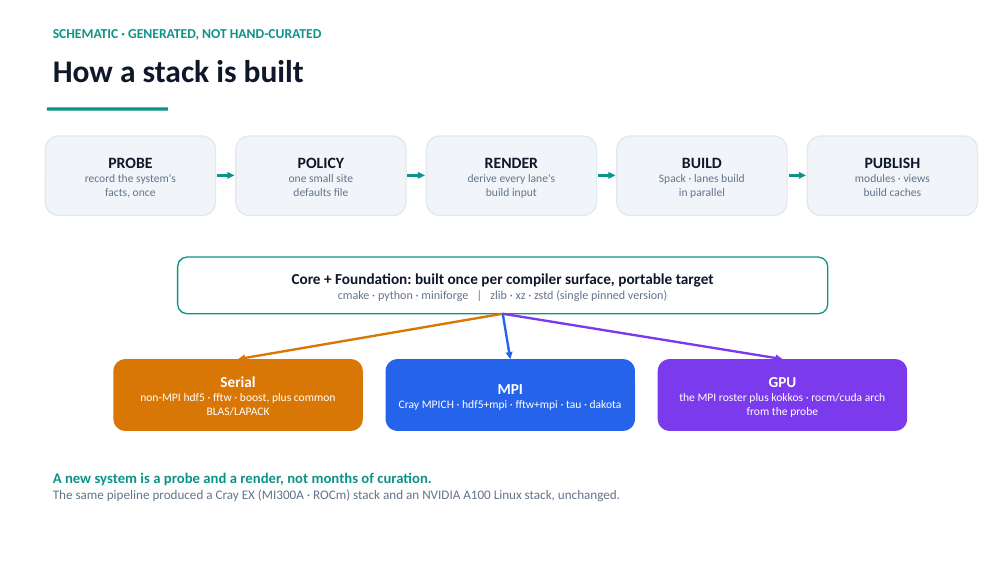
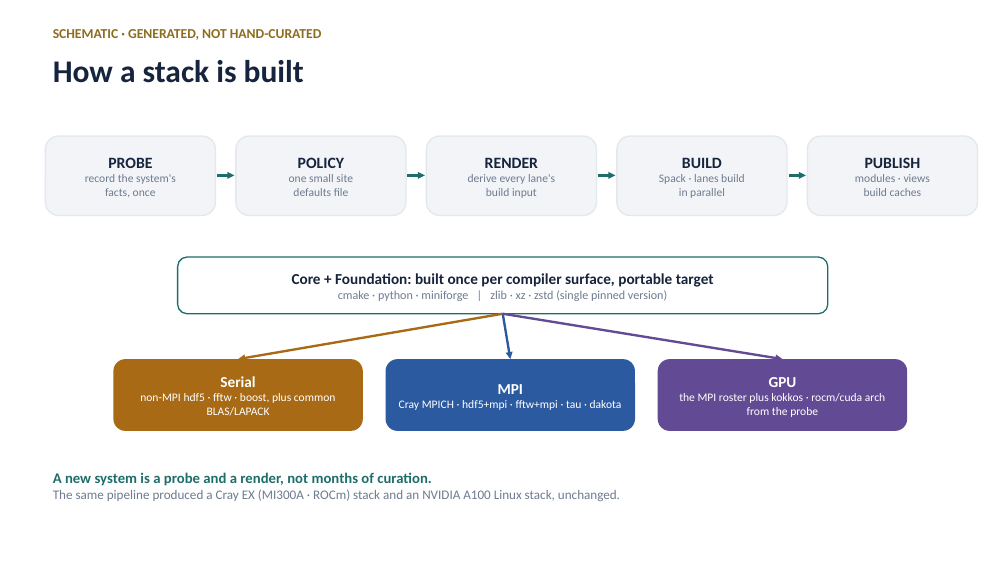
Before and after one commit to ray12514/stack-planning, a slide deck: slide 4 of presentations/cse_lanes_model.pptx. Drawn at 1008x567 pixels with LibreOffice and Linux fonts; fonts in the diff are those of the drawing. Boxes give left, top, right and bottom in pixels: in the first picture for what was removed or moved away, otherwise in the second. Text is boxed around its words. In the diff, an @@ line names an element or a change of style, - is before the commit and + after.

Commit message:
Deck: navy and gold palette, and drop the machine-design tells
The old palette was the Tailwind default color set verbatim, which is a
soft fingerprint of generated design, and the deck carried two stronger
ones: an accent rule under every title and coloured edge stripes on the
cards. The palette is now a hand-tuned navy and gold family in the HPCMP
direction, the title rule is gone, and the stripes are replaced by
colouring the card's own heading, which keeps the lane colour coding
without the stripe.

```diff
--- a/presentations/cse_lanes_model.pptx
+++ b/presentations/cse_lanes_model.pptx
@@ text "SCHEMATIC · GENERATED, NOT HAND-CURATED" at <box>53,29,322,40</box>: text colour #0D9488 to #8C6D1F @@
@@ text "How a stack is built" at <box>53,60,304,83</box>: text colour #0F172A to #16243D @@
@@ rectangle removed at <box>47,107,168,110</box> @@
@@ rounded rectangle "PROBE" at <box>45,136,216,216</box>: text colour #0F172A to #16243D in "PROBE"; text colour #64748B to #6E7B90 in "record the system's", "facts, once"; fill #F1F5F9 to #F2F4F7; outline #E2E8F0 1.25 pt to #E3E7EE 1.25 pt @@
@@ rounded rectangle "POLICY" at <box>236,136,406,216</box>: text colour #0F172A to #16243D in "POLICY"; text colour #64748B to #6E7B90 in "one small site", "defaults file"; fill #F1F5F9 to #F2F4F7; outline #E2E8F0 1.25 pt to #E3E7EE 1.25 pt @@
@@ rounded rectangle "RENDER" at <box>426,136,597,216</box>: text colour #0F172A to #16243D in "RENDER"; text colour #64748B to #6E7B90 in "derive every lane's", "build input"; fill #F1F5F9 to #F2F4F7; outline #E2E8F0 1.25 pt to #E3E7EE 1.25 pt @@
@@ rounded rectangle "BUILD" at <box>617,136,787,216</box>: text colour #0F172A to #16243D in "BUILD"; text colour #64748B to #6E7B90 in "Spack · lanes build", "in parallel"; fill #F1F5F9 to #F2F4F7; outline #E2E8F0 1.25 pt to #E3E7EE 1.25 pt @@
@@ rounded rectangle "PUBLISH" at <box>808,136,978,216</box>: text colour #0F172A to #16243D in "PUBLISH"; text colour #64748B to #6E7B90 in "modules · views", "build caches"; fill #F1F5F9 to #F2F4F7; outline #E2E8F0 1.25 pt to #E3E7EE 1.25 pt @@
@@ arrow (217, 175) - (234, 175): stroke #0D9488 2.25 pt to #1D6E6A 2.25 pt @@
@@ arrow (408, 175) - (425, 175): stroke #0D9488 2.25 pt to #1D6E6A 2.25 pt @@
@@ arrow (598, 175) - (616, 175): stroke #0D9488 2.25 pt to #1D6E6A 2.25 pt @@
@@ arrow (789, 175) - (806, 175): stroke #0D9488 2.25 pt to #1D6E6A 2.25 pt @@
@@ rounded rectangle "Core + Foundation: built once ..." at <box>178,257,828,314</box>: text colour #0F172A to #16243D in "Core + Foundation: built once per compiler ..."; text colour #64748B to #6E7B90 in "cmake · python · miniforge | zlib ..."; outline #0D9488 1.25 pt to #1D6E6A 1.25 pt @@
@@ arrow (503, 314) - (238, 359): stroke #D97706 2.25 pt to #A86A14 2.25 pt @@
@@ arrow (503, 314) - (510, 359): stroke #2563EB 2.25 pt to #2C5AA0 2.25 pt @@
@@ arrow (503, 314) - (783, 359): stroke #7C3AED 2.25 pt to #634A94 2.25 pt @@
@@ rounded rectangle "Serial" at <box>113,359,363,431</box>: fill #D97706 to #A86A14 @@
@@ rounded rectangle "MPI" at <box>386,359,635,431</box>: fill #2563EB to #2C5AA0 @@
@@ rounded rectangle "GPU" at <box>658,359,907,431</box>: fill #7C3AED to #634A94 @@
@@ text "A new system is a ..." at <box>53,472,620,501</box>: text colour #0D9488 to #1D6E6A in "A new system is a probe and ..."; text colour #64748B to #6E7B90 in "The same pipeline produced a Cray EX ..." @@
```
Also in this commit, not shown: 13 other slides changed, 1 other file.
